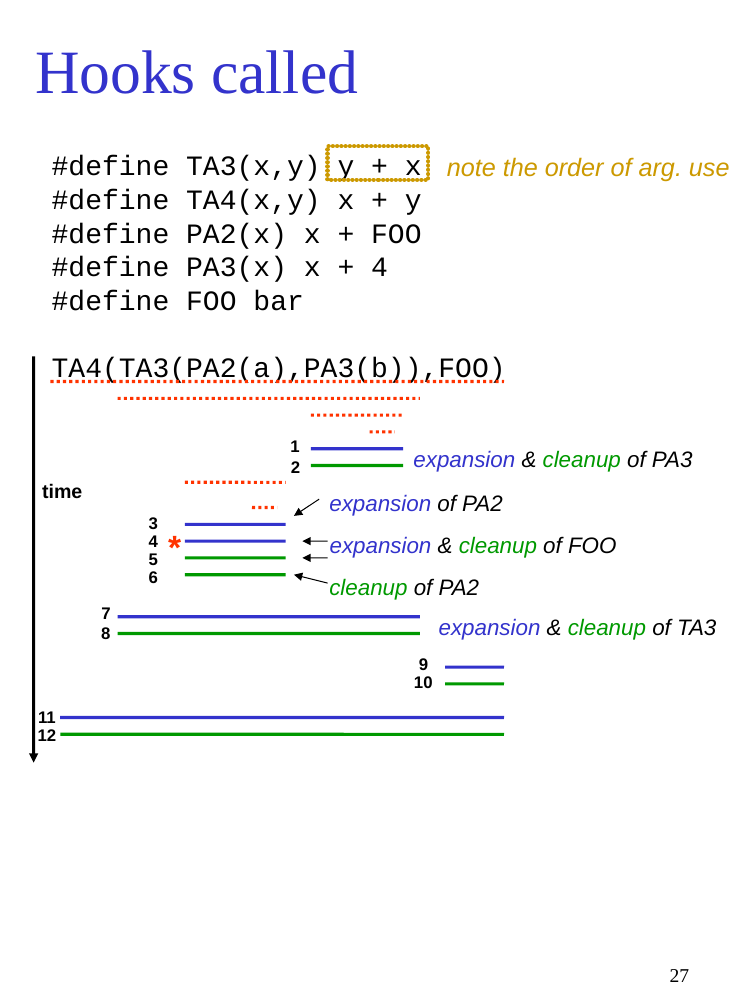
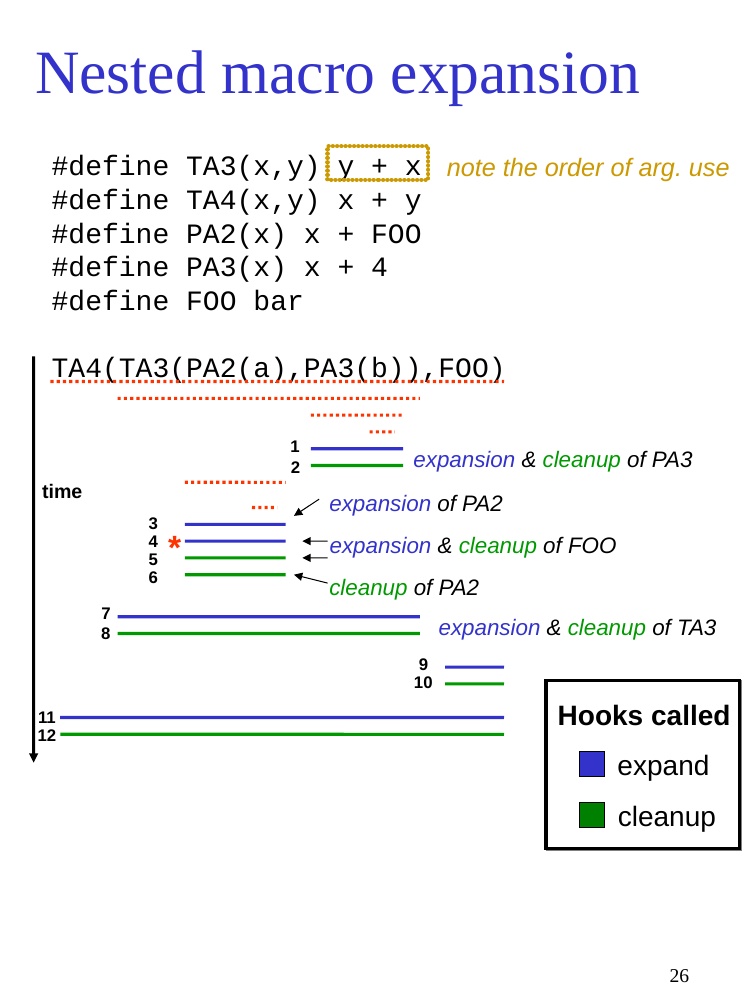
Before and after one commit to gjbadros/empirical_macros, a slide deck: slide 26 of cpp/paper/pcp3.ppt (slide 27 before the commit). Drawn at 756x1008 pixels with LibreOffice and Linux fonts; fonts in the diff are those of the drawing. Boxes give left, top, right and bottom in pixels: in the first picture for what was removed or moved away, otherwise in the second. Text is boxed around its words. In the diff, an @@ line names an element or a change of style, - is before the commit and + after.

```diff
--- a/cpp/paper/pcp3.ppt
+++ b/cpp/paper/pcp3.ppt
@@ title added at (35, 50, 641, 104), 44 pt, text #3333CC @@
+Nested macro expansion
@@ rectangle added at (546, 680, 740, 849), fill #FFFFFF, outline #000000 2.24 pt @@
@@ text "Hooks called": place and size @@
-text "Hooks called" at (35, 50, 358, 94)
+text "Hooks called" at (558, 704, 730, 726)
@@ text "Hooks called" at (558, 704, 730, 726): size 44 to 20 pt, font Times New Roman to Arial, text colour #3333CC to #000000, bold on; alignment left to centre @@
@@ rectangle added at (580, 752, 605, 777), fill #3333CC, outline #000000 0.74 pt @@
@@ text added at (617, 754, 709, 780), 20 pt, text #000000 @@
+expand
@@ rectangle added at (580, 802, 605, 828), fill #008000, outline #000000 0.74 pt @@
@@ text added at (618, 805, 716, 831), 20 pt, text #000000 @@
+cleanup
@@ page number at (670, 969, 690, 983): text changed @@
-27
+26
```
Also in this commit, not shown: 12 other slides changed, 2 slides added, 1 slide removed.
